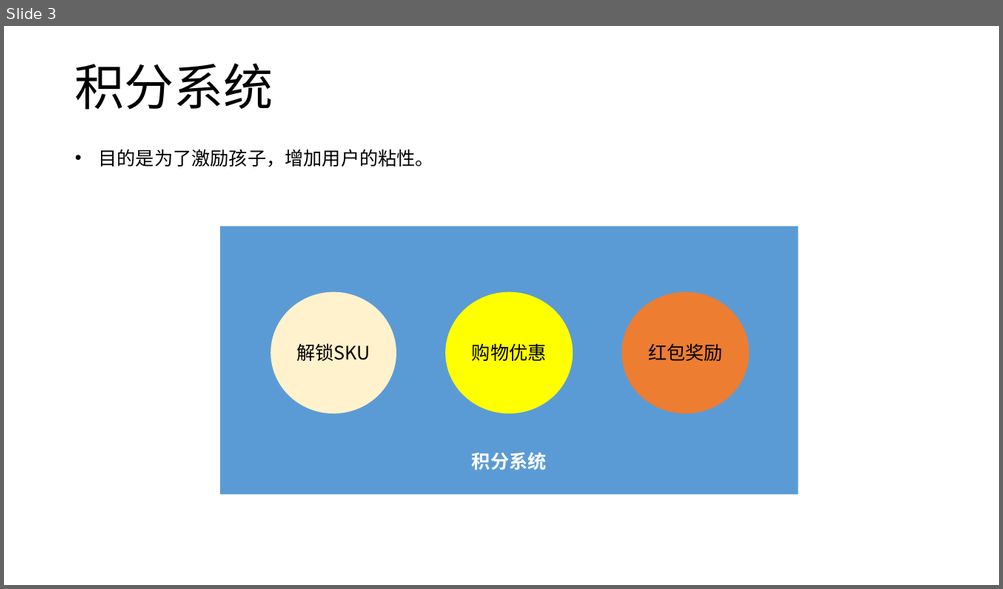
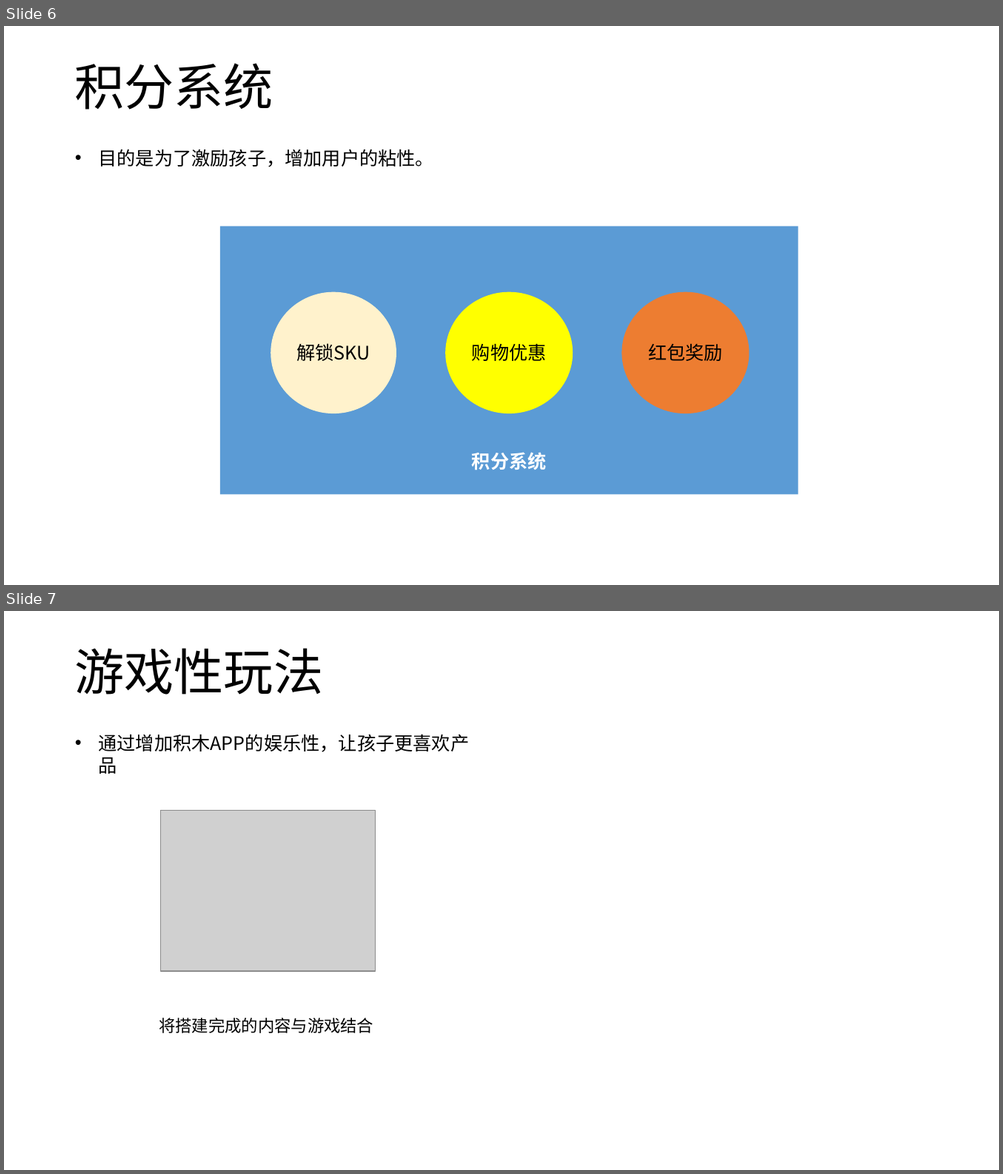
Before and after one commit to kevin0501/go, a slide deck: 需求/积木APP思路.pptx. Shown one above the other, each under a label of ours: slide 3 before the commit, slides 6 and 7 after it. The pictures are 1003x589 and 1003x1174 pixels, drawn with LibreOffice and Linux fonts; fonts in the diff are those of the drawing; grey boxes stand for pictures. Boxes give left, top, right and bottom in pixels: in the first picture for what was removed or moved away, otherwise in the second. Text is boxed around its words. In the diff, an @@ line names an element or a change of style, - is before the commit and + after.

```diff
--- a/需求/积木APP思路.pptx
+++ b/需求/积木APP思路.pptx
@@ slide 7 added at (4,611,999,1170), background #FFFFFF @@
@@ text added at (74,648,323,695), 48 pt, text #000000 @@
+游戏性玩法
@@ text added at (98,734,469,752), 18 pt, text #000000 @@
+• 通过增加积木APP的娱乐性，让孩子更喜欢产品
@@ picture added at (161,810,375,971) @@
@@ text added at (159,1018,373,1034), 16 pt, text #000000 @@
+将搭建完成的内容与游戏结合
@@ what was slide 3 is now slide 6 @@
```
Also in this commit, not shown: 1 slide changed, 3 other slides added, 1 slide removed.
